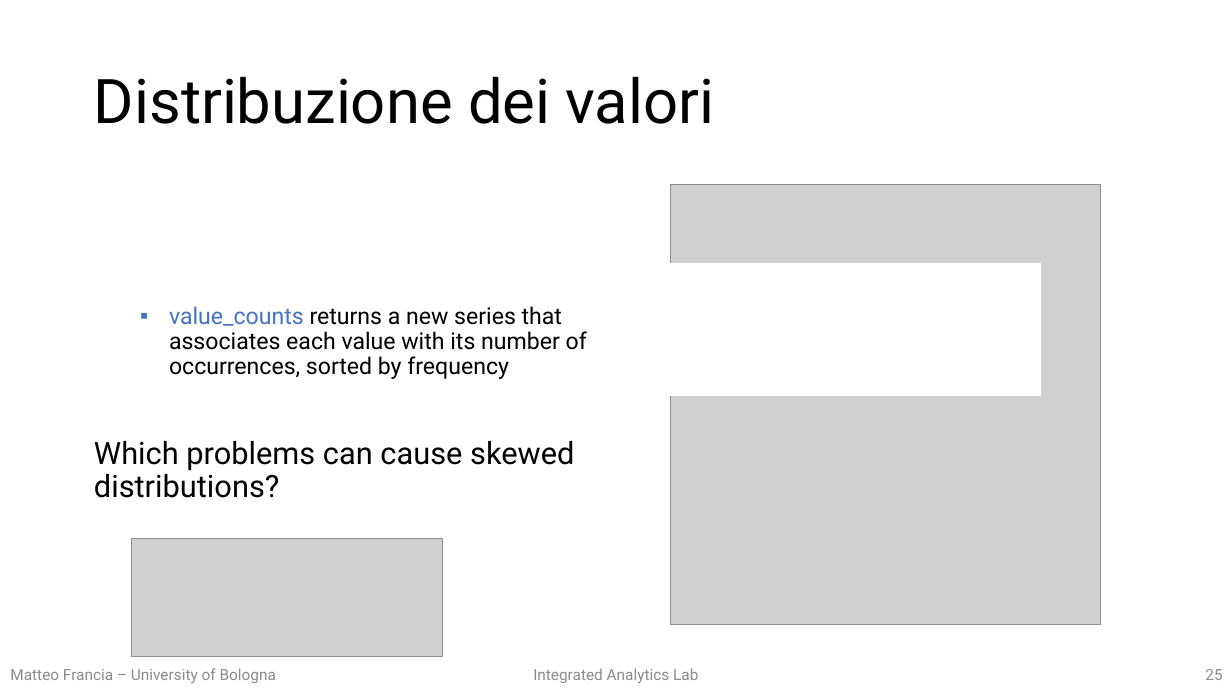
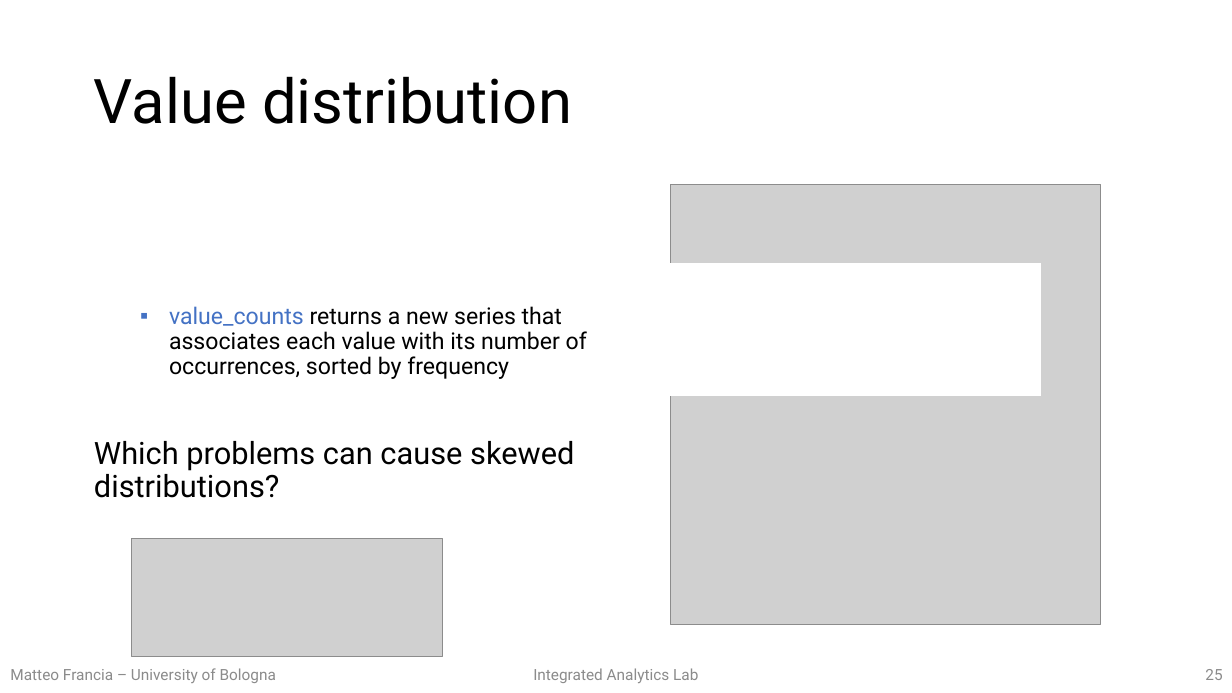
Before and after one commit to w4bo/teaching-handsondatapipelines, a slide deck: slide 25 of 01-MachineLearning/01-slides.pptx. Drawn at 1232x693 pixels with LibreOffice and Linux fonts; fonts in the diff are those of the drawing; grey boxes stand for pictures. Boxes give left, top, right and bottom in pixels: in the first picture for what was removed or moved away, otherwise in the second. Text is boxed around its words. In the diff, an @@ line names an element or a change of style, - is before the commit and + after.

Commit message:
fix slides

```diff
--- a/01-MachineLearning/01-slides.pptx
+++ b/01-MachineLearning/01-slides.pptx
@@ title at [94, 76, 572, 124]: text changed @@
-Distribuzione dei valori
+Value distribution
```
